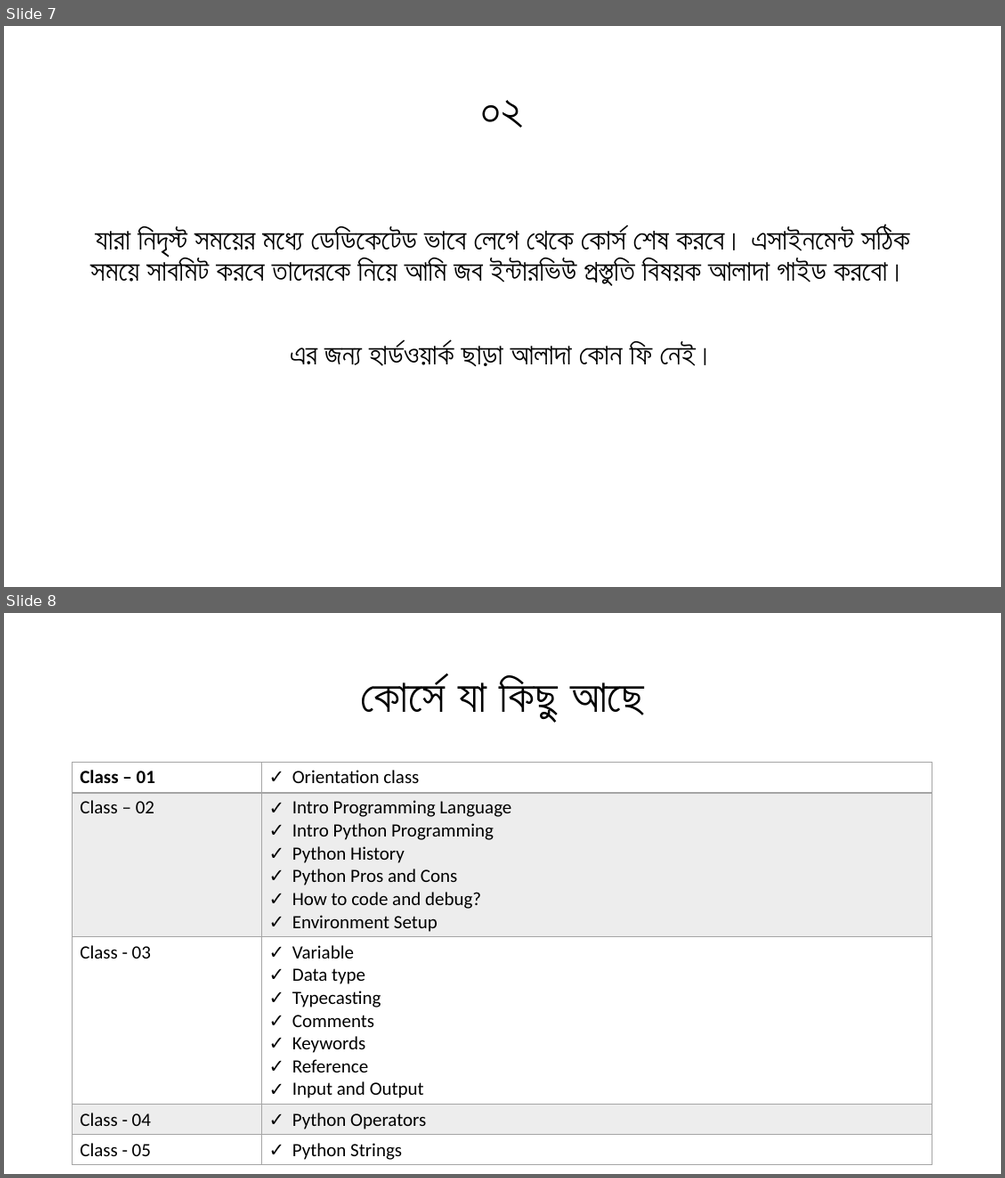
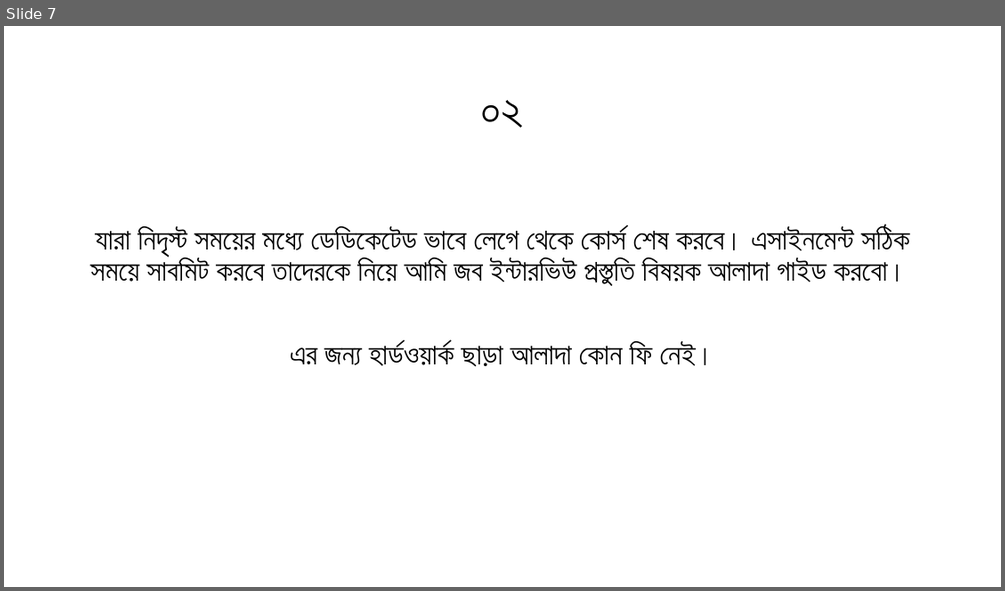
Before and after one commit to rhidoyhasanmahmud/Learn-Python-the-Hard-Way-with-Django, a slide deck: _01_Orientation_Class/Class_00.pptx. Shown one above the other, each under a label of ours: slides 7 and 8 before the commit, slide 7 after it. The pictures are 1005x1178 and 1005x591 pixels, drawn with LibreOffice and Linux fonts; fonts in the diff are those of the drawing. Boxes give left, top, right and bottom in pixels: in the first picture for what was removed or moved away, otherwise in the second. Text is boxed around its words. In the diff, an @@ line names an element or a change of style, - is before the commit and + after.

Commit message:
<Orientation Class files revised and updated as per need>

```diff
--- a/_01_Orientation_Class/Class_00.pptx
+++ b/_01_Orientation_Class/Class_00.pptx
@@ slide 8 removed at (4, 613, 1001, 1174), background #FFFFFF @@
@@ title removed at (361, 676, 644, 720) @@
-কোর্সে যা কিছু আছে
@@ table removed at (73, 763, 933, 1163), 5 rows, 2 columns @@
-Class – 01 | Orientation class
-Class – 02 | Intro Programming Language / Intro Python Programming / Python History / Python Pros and Cons / How to code and debug? / Environment Setup
-Class - 03 | Variable / Data type / Typecasting / Comments / Keywords / Reference / Input and Output
-Class - 04 | Python Operators
-Class - 05 | Python Strings
```
Also in this commit, not shown: 5 slides changed, 1 slide added, 5 other slides removed, 1 other file.
